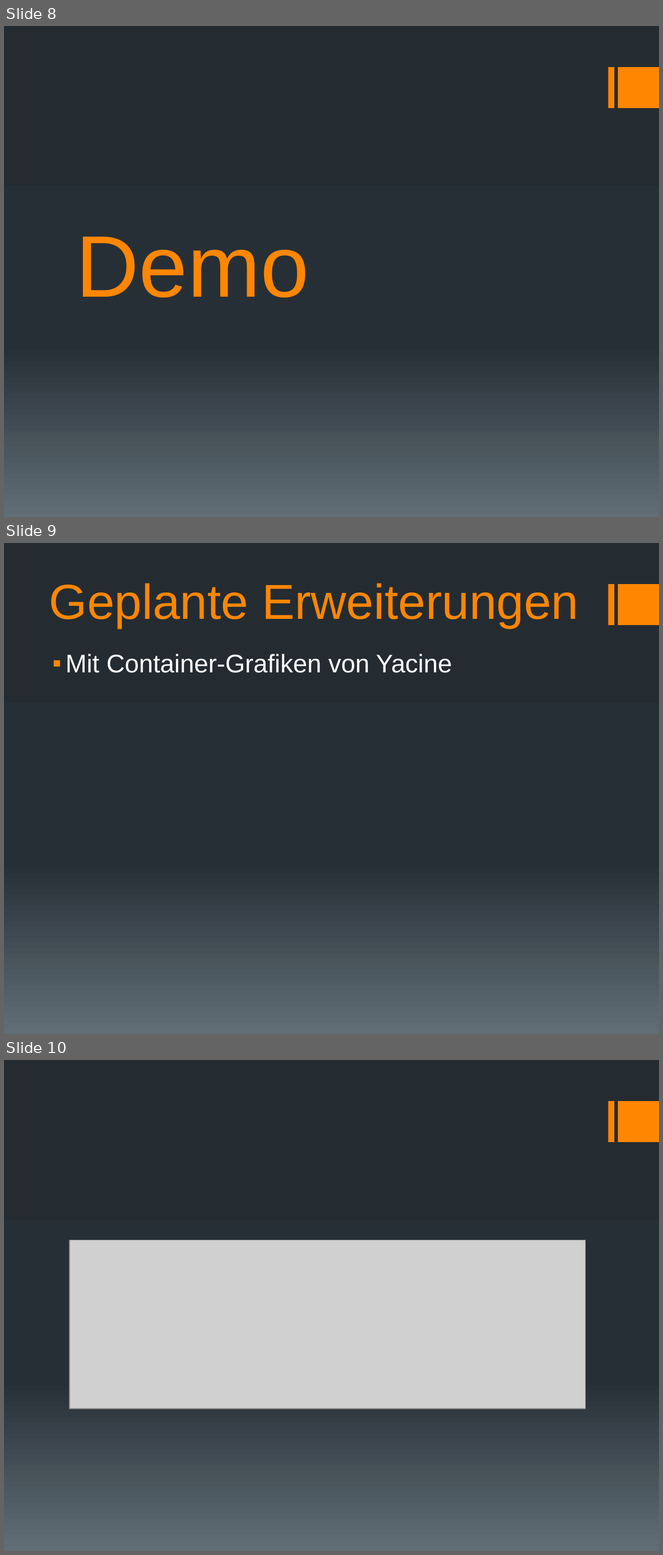
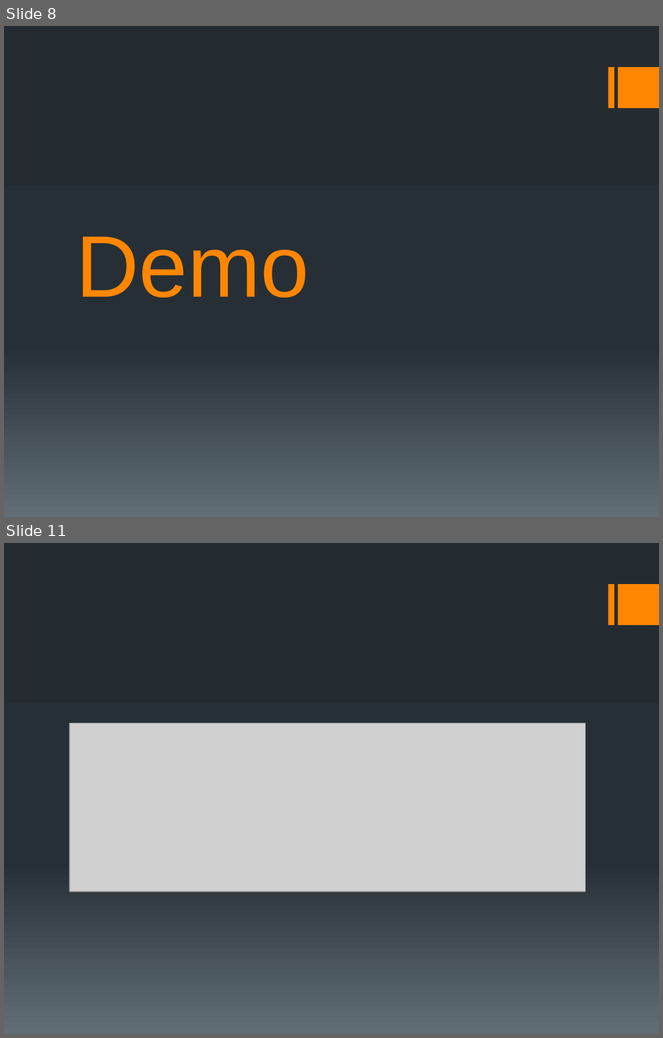
Before and after one commit to docker-apps/Docker, a slide deck: Documents/Schlusspräsentation/Schlussbericht_Präsentation_v1.pptx. Shown one above the other, each under a label of ours: slides 8, 9 and 10 before the commit, slides 8 and 11 after it; the slides between them are not shown. The pictures are 663x1555 and 663x1038 pixels, drawn with LibreOffice and Linux fonts; fonts in the diff are those of the drawing; grey boxes stand for pictures. Boxes give left, top, right and bottom in pixels: in the first picture for what was removed or moved away, otherwise in the second. Text is boxed around its words. In the diff, an @@ line names an element or a change of style, - is before the commit and + after.

```diff
--- a/Documents/Schlusspräsentation/Schlussbericht_Präsentation_v1.pptx
+++ b/Documents/Schlusspräsentation/Schlussbericht_Präsentation_v1.pptx
@@ slide 9 removed at (4, 543, 659, 1034), background gradient #242C33 to #273037 to #636D76; not listed: 2 template elements that a slide beside it also shows @@
@@ title removed at (49, 583, 579, 628) @@
-Geplante Erweiterungen
@@ text removed at (65, 654, 452, 673) @@
-▪ Mit Container-Grafiken von Yacine
@@ what was slide 10 is now slide 11 @@
```
Also in this commit, not shown: 2 slides added.
